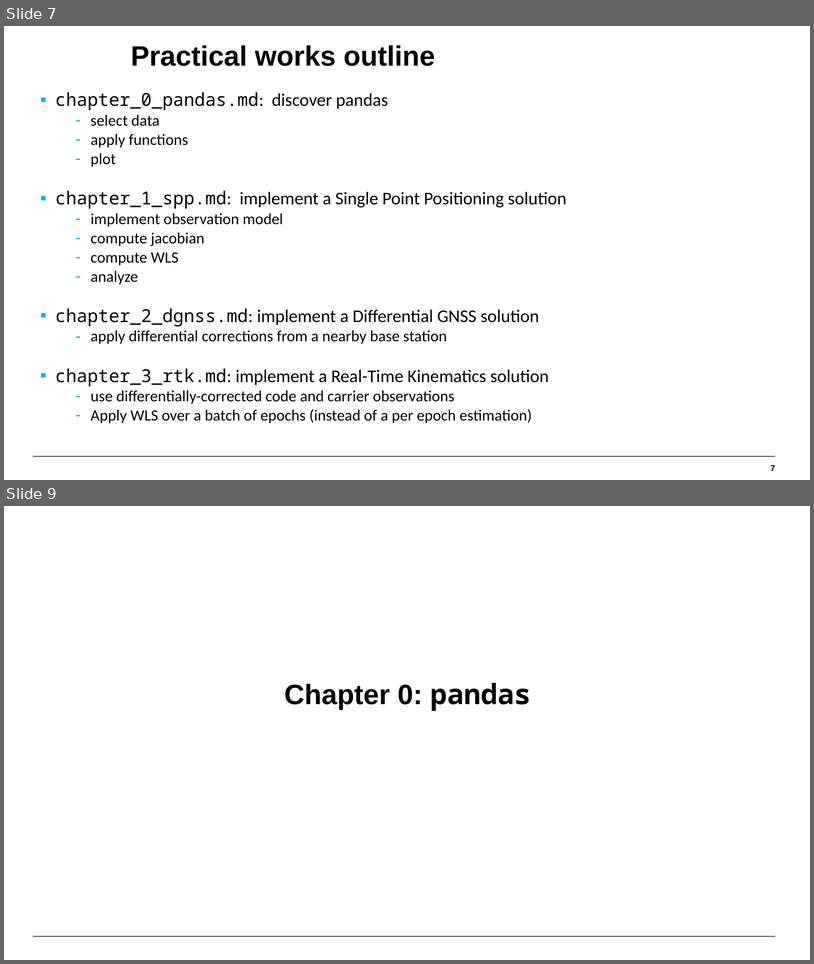
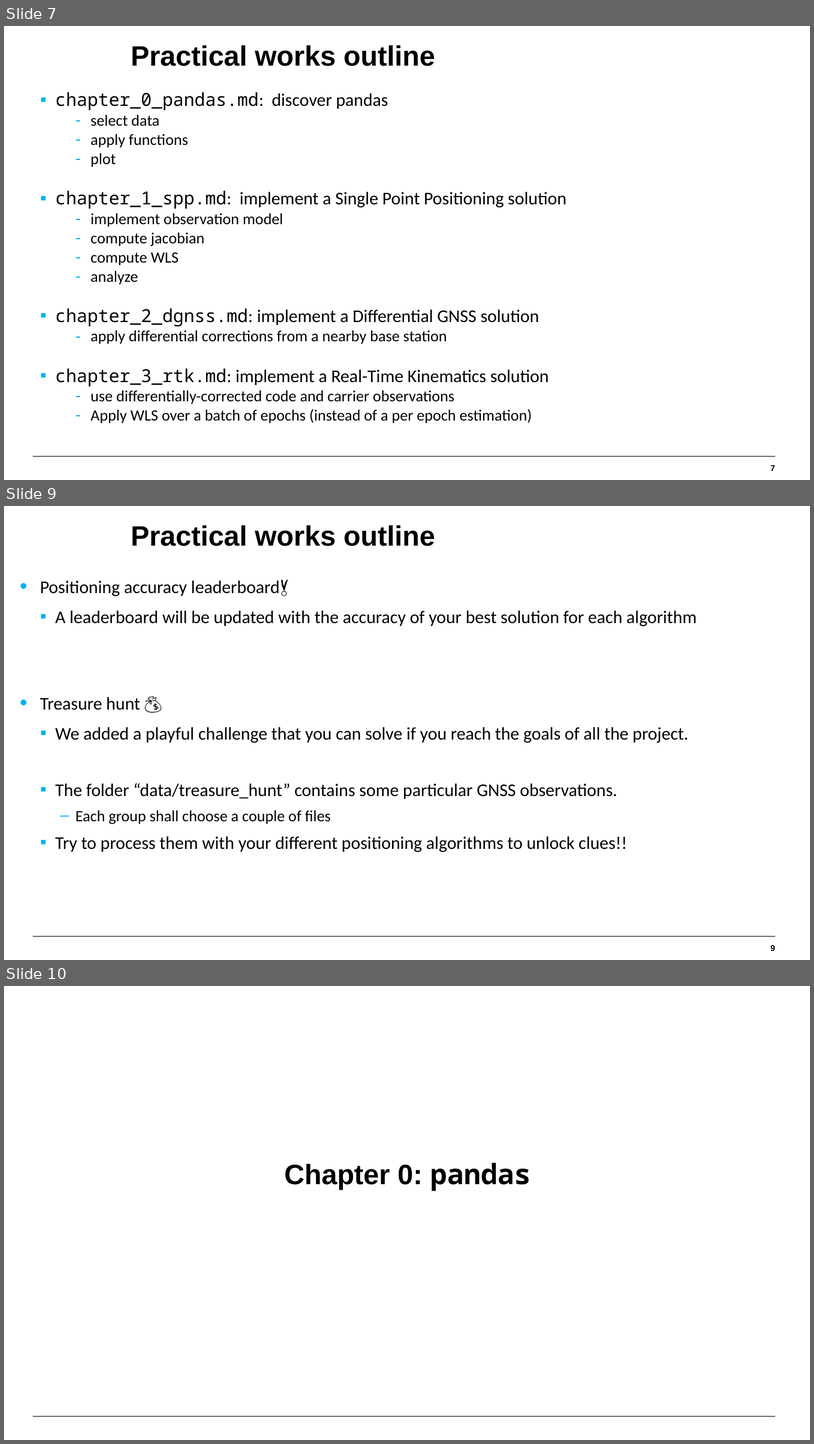
Before and after one commit to plutonheaven/prx-practical-lab, a slide deck: instructions/GNSS positioning algo - answers.pptx. Shown one above the other, each under a label of ours: slides 7 and 9 before the commit, slides 7, 9 and 10 after it; the slides between them are not shown. The pictures are 814x964 and 814x1444 pixels, drawn with LibreOffice and Linux fonts; fonts in the diff are those of the drawing; background and template pictures are left out. Boxes give left, top, right and bottom in pixels: in the first picture for what was removed or moved away, otherwise in the second. Text is boxed around its words. In the diff, an @@ line names an element or a change of style, - is before the commit and + after.

Commit message:
Update instructions with treasure hunt (#24)

```diff
--- a/instructions/GNSS positioning algo - answers.pptx
+++ b/instructions/GNSS positioning algo - answers.pptx
@@ slide 9 added at (4,506,810,960), background #FFFFFF; not listed: 1 template element that a slide beside it also shows @@
@@ title added at (131,525,435,546), 25 pt, text #000000, bold @@
+Practical works outline
@@ text added at (40,579,697,852), 16 pt, text #000000 @@
+• Positioning accuracy leaderboard🏅
+  ▪ A leaderboard will be updated with the accuracy of your best solution for each algorithm
+• Treasure hunt 💰
+  ▪ We added a playful challenge that you can solve if you reach the goals of all the project.
+  ▪ The folder “data/treasure_hunt” contains some particular GNSS observations.
+    ‒ Each group shall choose a couple of files
+  ▪ Try to process them with your different positioning algorithms to unlock clues!!
@@ page number added at (771,945,776,951), 7.5 pt, text #000000, bold @@
+9
@@ what was slide 9 is now slide 10 @@
```
Also in this commit, not shown: 1 slide changed, 4 other slides added, 3 other files.
